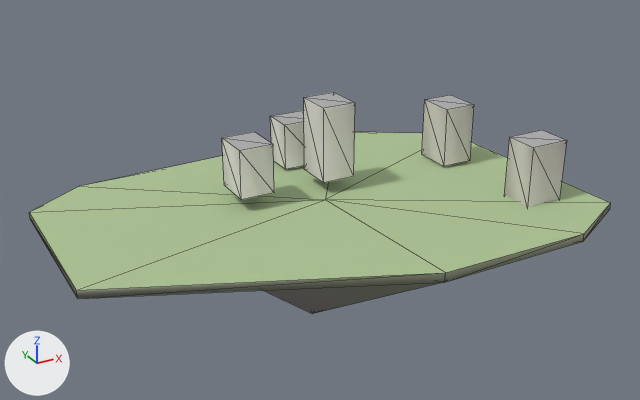
Renders of the glTF model godot_project/remake/sky/islands/SKY-084.lod2.glb from each side of a commit.
The view is the same before and after, from a camera (50 mm lens) standing at (-90.4, -161.4, 80.9) and looking at (-1.9, -0.4, 0.4). Lighting does not change. The marker at lower left points along +X, +Y and +Z. The picture after the commit comes second. Mesh edges are drawn as thin lines. Vertices at exactly the same position are counted once.

In view in the first picture: 'buildings', 'deck', 'rock'.
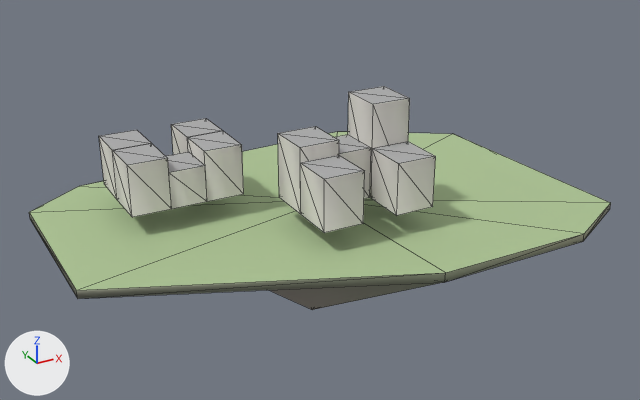
Pixel boxes (x1, y1, x2, y2) of what changed, in the pictures (640 x 400 px; the box of a moved part takes in the faces that stretch with it):
'buildings', reshaped (28% taller)
    before: (222, 92, 567, 207)
    after: (99, 86, 436, 233)
part 1 of me_buildings, moved or reshaped
    before: (222, 132, 274, 200)
    after: (113, 143, 172, 217)
part 2 of me_buildings, moved or reshaped
    before: (270, 110, 304, 169)
    after: (99, 130, 151, 199)
part 3 of me_buildings, moved or reshaped
    before: (304, 92, 355, 183)
    after: (166, 152, 207, 209)
part 4 of me_buildings, moved or reshaped
    before: (422, 95, 474, 166)
    after: (187, 131, 244, 202)
part 5 of me_buildings, moved or reshaped
    before: (505, 130, 567, 207)
    after: (171, 119, 223, 155)
part 6 of me_buildings, added
    after: (278, 86, 436, 233)

The change, as a diff of the scene's bpy script:
```diff
--- a/godot_project/remake/sky/islands/SKY-084.lod2.glb.py
+++ b/godot_project/remake/sky/islands/SKY-084.lod2.glb.py
@@ me_buildings @@
 # used by ob_buildings; location = (0.0, 0.0, 0.0)
-me_buildings.from_pydata(...)  # 40 vertices, 50 faces; spans x -19.9..46.6, y -25.5..27.5, z -0.5..20.8
+me_buildings.from_pydata(...)  # 74 vertices, 100 faces; spans x -44.5..12.2, y -23.9..21.8, z 4.6..25.8
+# me_buildings part 1: the loose piece of 8 vertices spanning x -19.9..-11.9, y 2.4..11.9, z 3.1..14.5 is scaled about its middle by (1.06, 1.05, 1), then moved by (-24.4, -0.4, 1.5)
+# me_buildings part 2: the loose piece of 8 vertices spanning x -0.5..9.0, y 19.5..27.5, z 0.6..12.0 is scaled about its middle by (0.895, 1.25, 1), then moved by (-44.6, -6.7, 4.1)
+# me_buildings part 3: the loose piece of 8 vertices spanning x 0.7..8.7, y 2.4..11.9, z 3.0..20.8 is scaled about its middle by (1, 1, 0.461), then moved by (-36.7, -0.6, -3.2)
+# me_buildings part 4: the loose piece of 8 vertices spanning x 34.5..42.5, y 2.4..11.9, z 0.6..15.2 is scaled about its middle by (1.06, 1.05, 0.781), then moved by (-62.3, -0.3, 2.4)
+# me_buildings part 5: the loose piece of 8 vertices spanning x 37.1..46.6, y -25.5..-17.5, z -0.5..14.1 is scaled about its middle by (0.895, 1.25, 0.781), then moved by (-65.7, 38.3, 3.5)
+# me_buildings part 6: a new loose piece of 34 vertices spanning x -13.8..12.2, y -23.9..-3.9, z 4.8..25.8, in mat_sky_lod_bldg
 me_buildings.materials.append(mat_sky_lod_bldg)
```
